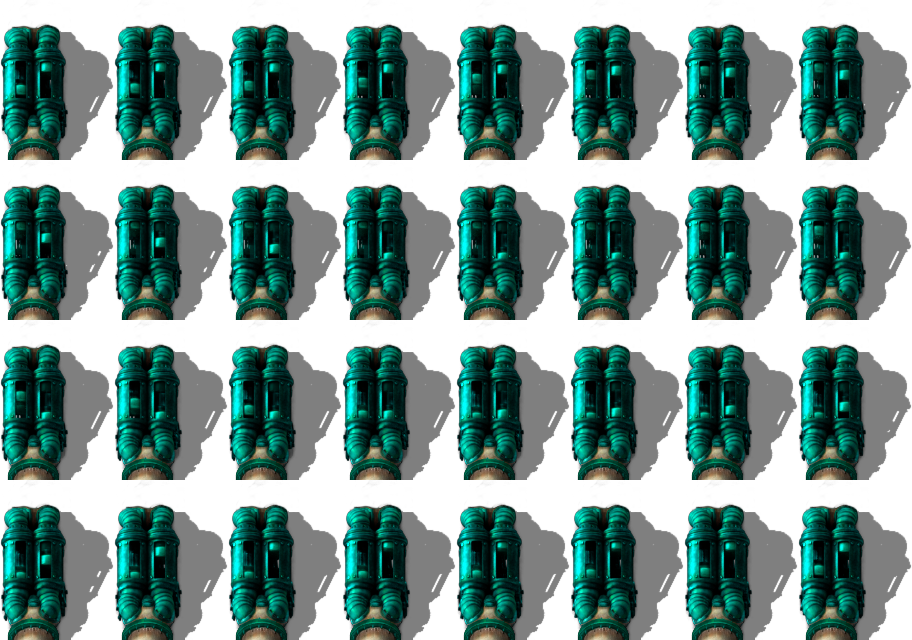
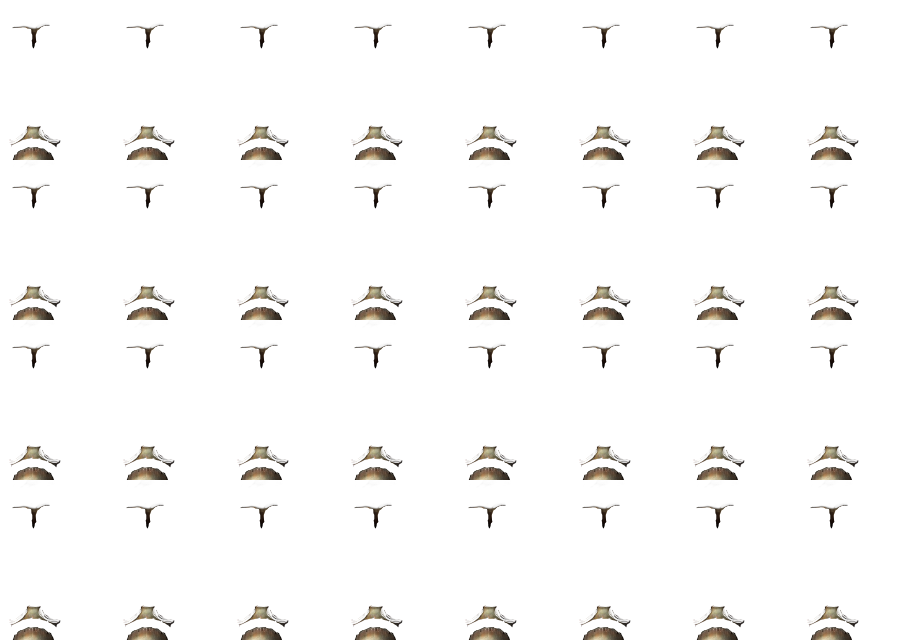
Layer changes from the first 912×640 image to the second:
hid "Layer 1" over box(0, 0, 912, 640)
